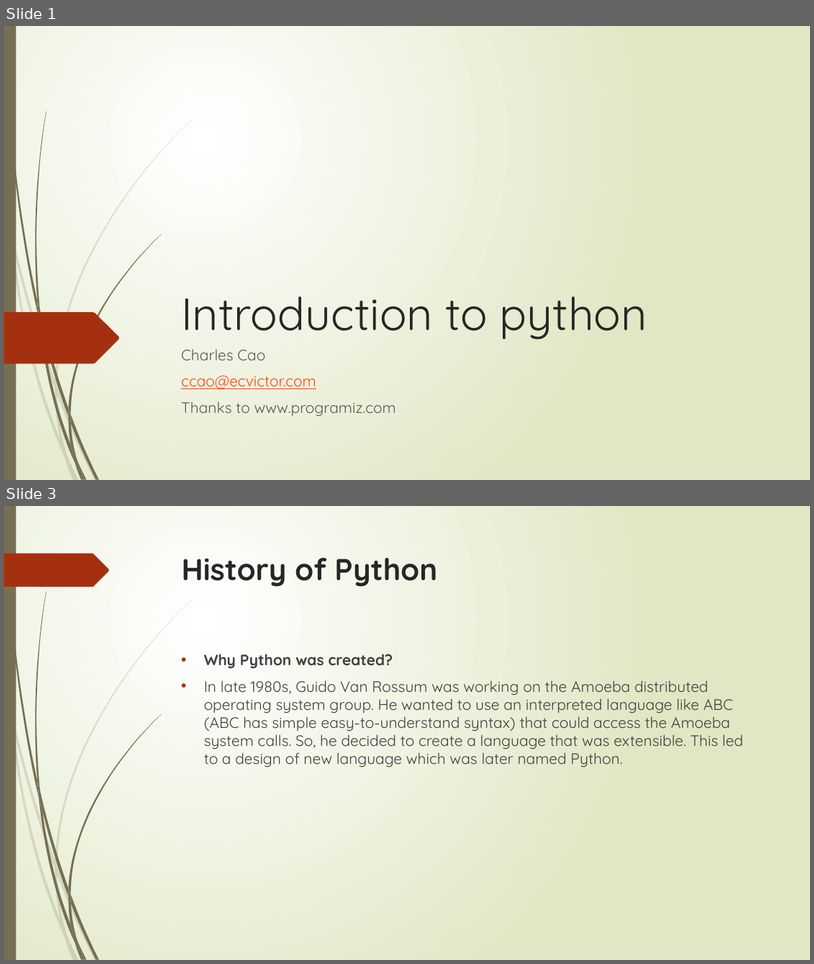
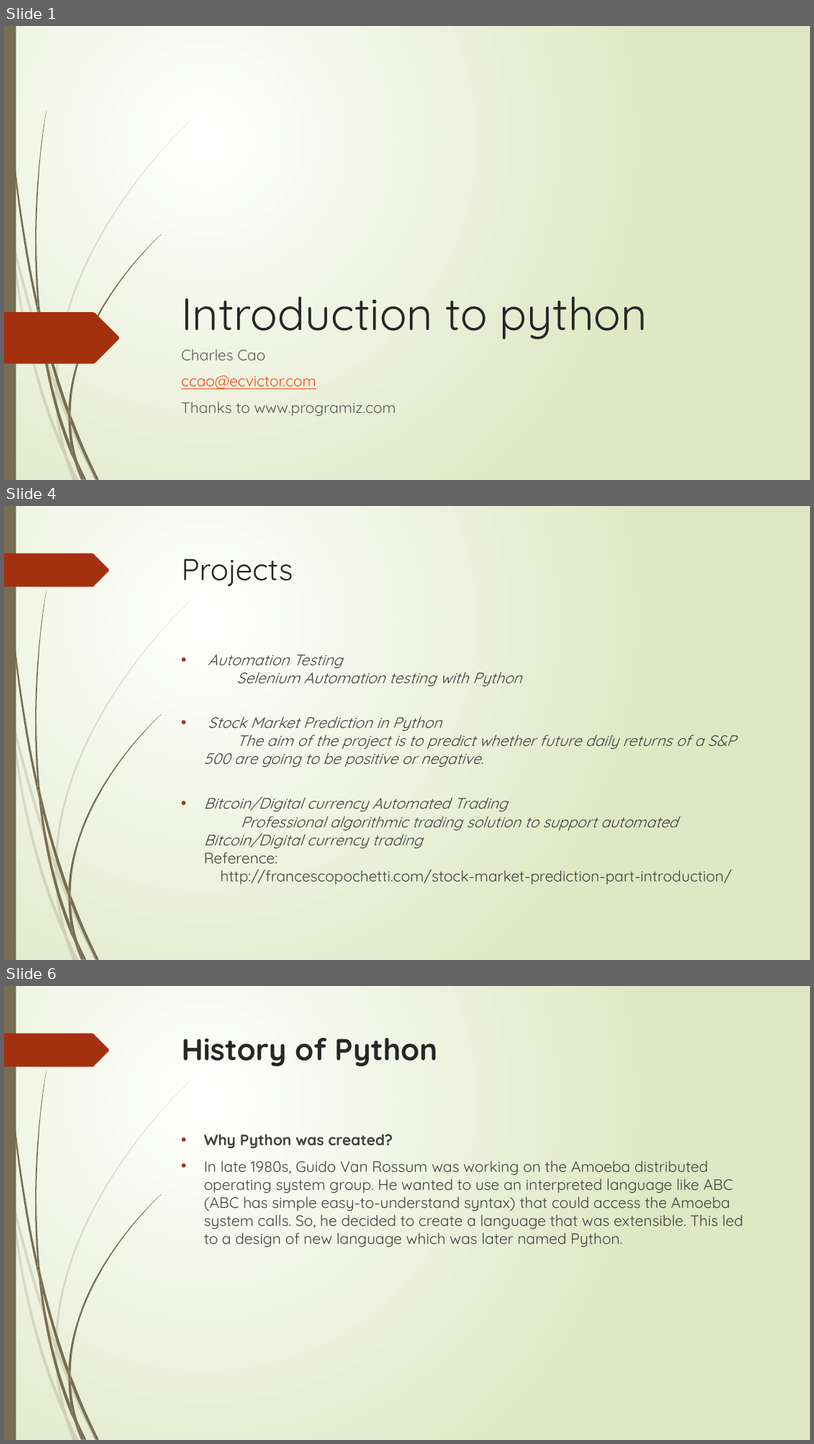
Before and after one commit to flyworker/python-automation-testing, a slide deck: document/course1.pptx. Shown one above the other, each under a label of ours: slides 1 and 3 before the commit, slides 1, 4 and 6 after it; the slides between them are not shown. The pictures are 814x964 and 814x1444 pixels, drawn with LibreOffice and Linux fonts; fonts in the diff are those of the drawing. Boxes give left, top, right and bottom in pixels: in the first picture for what was removed or moved away, otherwise in the second. Text is boxed around its words. In the diff, an @@ line names an element or a change of style, - is before the commit and + after.

```diff
--- a/document/course1.pptx
+++ b/document/course1.pptx
@@ slide 4 added at box(4, 506, 810, 960), background gradient #FFFFFF to #DFE8C4; not listed: 24 template elements that a slide beside it also shows @@
@@ title added at box(182, 559, 293, 587), 36 pt, text #262626 @@
+Projects
@@ text added at box(204, 654, 736, 884), 18 pt, text #404040, italic @@
+• Automation Testing
+  Selenium Automation testing with Python
+• Stock Market Prediction in Python
+  The aim of the project is to predict whether future daily returns of a S&P 500 are going to be positive or negative.
+• Bitcoin/Digital currency Automated Trading
+  Professional algorithmic trading solution to support automated Bitcoin/Digital currency trading
+  Reference:
+  http://francescopochetti.com/stock-market-prediction-part-introduction/
@@ what was slide 3 is now slide 6 @@
```
Also in this commit, not shown: 1 slide changed, 18 other slides added, 5 other files.
